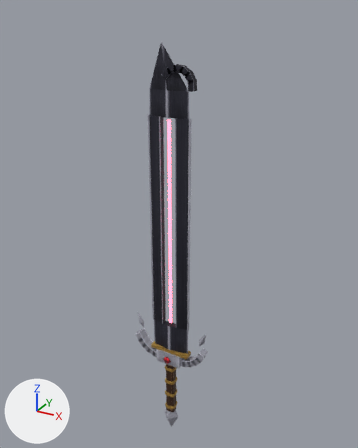
The FBX model cyclops/export/weapons/AbyssGreatsword.fbx: old version first, new version second.
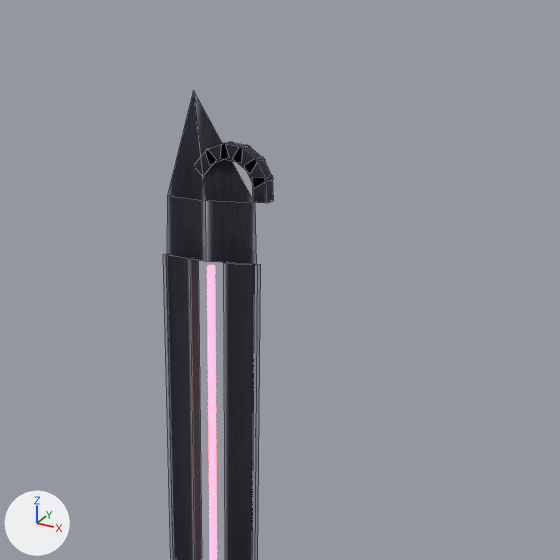
Each version appears first whole from a 50 mm camera at (4.71, -8.18, 8.32) aimed at (0.03, 0.34, 4.07), and next in a close-up on the part from 21% to 91% of the width and 0% to 56% of the height. Every picture has the same lights, and +X, +Y and +Z are marked at lower left. The first two pictures are the older version. The close-ups show mesh edges as thin lines. Vertices at exactly the same position are counted once.

The older version as bpy lines, for what is in view:
```python
me_blade = bpy.data.meshes.new('Blade')
me_blade.from_pydata(...)  # 99 vertices, 79 faces; spans x -0.47..0.56, y -0.1..0.1, z 0.95..7.75
me_blade.materials.append(mat_cyclops)  # picture img_cyclops_texture_png
me_glow = bpy.data.meshes.new('Glow')
me_glow.from_pydata(...)  # a box spanning x -0.03..0.03, y -0.03..0.03, z 1.75..6.35
me_glow.materials.append(mat_glowff283c)  # red #ff6e85, glowing red #ff6e85
ob_blade = bpy.data.objects.new('Blade', me_blade)
ob_blade.location = (0.0, 0.0, 0.0)
ob_glow = bpy.data.objects.new('Glow', me_glow)
ob_glow.location = (0.0, 0.0, 0.0)
```
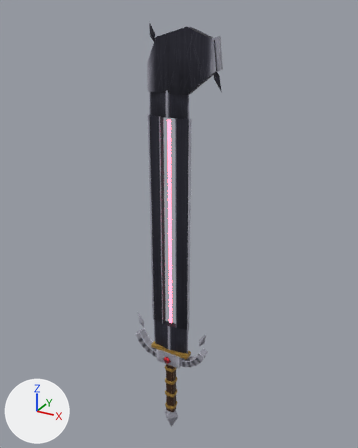
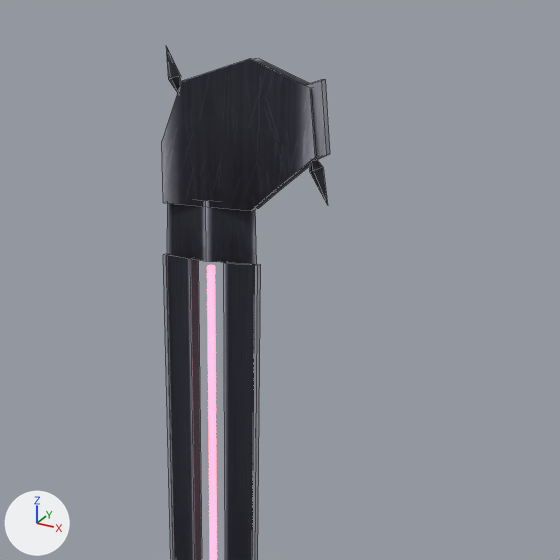
Changed parts and their boxes (x1, y1, x2, y2) in the close-ups (560 x 560 px; the box of a moved part takes in the faces that stretch with it):
'Blade', reshaped: before (163, 91, 274, 560); after (162, 46, 330, 560)
part 1 of me_blade, deleted: before (205, 142, 233, 165)
part 2 of me_blade, moved or reshaped: before (168, 91, 274, 203); after (162, 46, 328, 211)
part 3 of me_blade, surface changed: before (234, 145, 265, 173); after (307, 80, 330, 160)

Edits to the bpy script that builds the scene:
```text
Change me_blade:
    used by ob_blade; location = (0.0, 0.0, 0.0)
    remove me_blade.from_pydata(...)  # 99 vertices, 79 faces; spans x -0.47..0.56, y -0.1..0.1, z 0.95..7.75
    add me_blade.from_pydata(...)  # 86 vertices, 72 faces; spans x -0.47..1.07, y -0.1..0.1, z 0.95..8.09
    me_blade part 1: the loose piece of 8 vertices spanning x -0.01..0.21, y -0.06..0.06, z 7.18..7.36 is deleted
    me_blade part 2
    14 vertices are removed from x -0.15..0.55, y -0.06..0.06, z 7.11..7.75
    22 faces are deleted
    19 vertices move from x 0.24..0.56, y -0.06..0.06, z 6.91..7.35 to x -0.22..1.06, y -0.07..0.07, z 6.85..7.86
    17 vertices are added at x -0.42..1.07, y -0.07..0.07, z 6.85..8.09
    27 new faces join them
    me_blade part 3: 6 kept faces spanning x 0.86..1.06, y -0.04..0.03, z 7.25..7.86 get new texture (UV) coordinates
    other edits to the shape of me_blade do not show in these pictures
```
